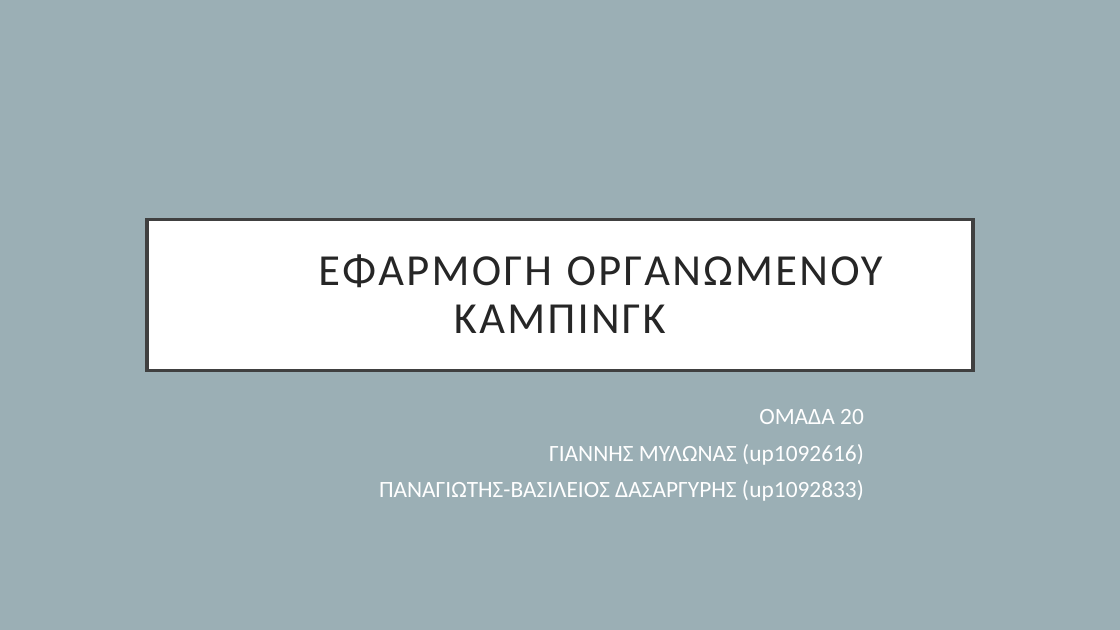
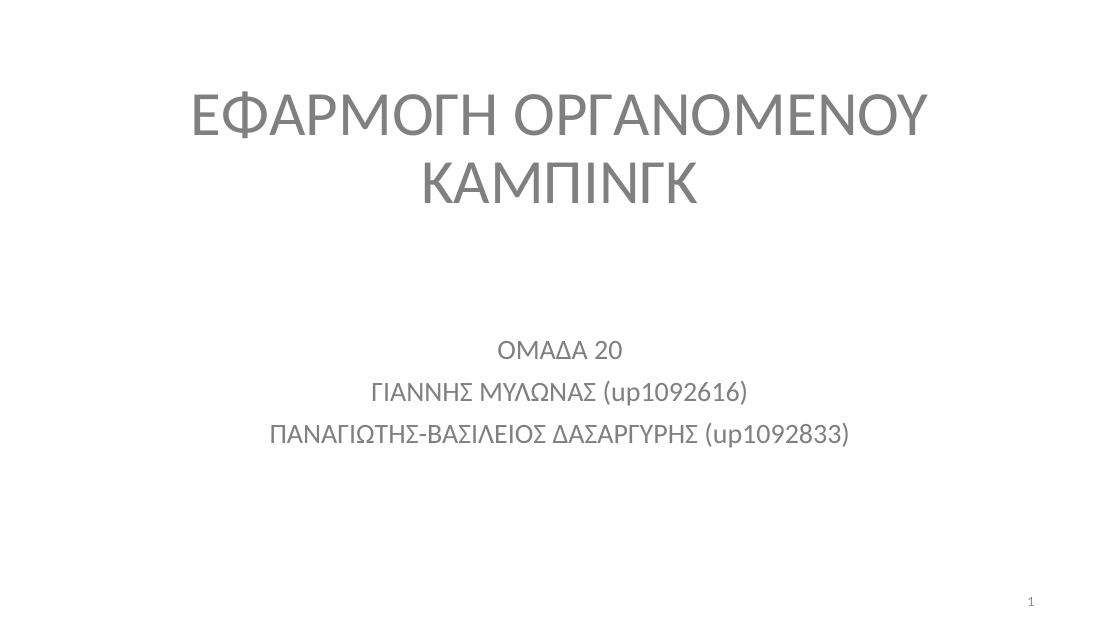
Before and after one commit to GiannhsMyl/WebCamping, a slide deck: slide 1 of parousiasi.pptx. Drawn at 1120x630 pixels with LibreOffice and Linux fonts; fonts in the diff are those of the drawing. Boxes give left, top, right and bottom in pixels: in the first picture for what was removed or moved away, otherwise in the second. Text is boxed around its words. In the diff, an @@ line names an element or a change of style, - is before the commit and + after.

```diff
--- a/parousiasi.pptx
+++ b/parousiasi.pptx
@@ background #9BAFB5 to #FFFFFF @@
@@ title "ΕΦΑΡΜΟΓΗ ΟΡΓΑΝΟΜΕΝΟΥ ΚΑΜΠΙΝΓΚ": place and size @@
-title "ΕΦΑΡΜΟΓΗ ΟΡΓΑΝΟΜΕΝΟΥ ΚΑΜΠΙΝΓΚ" at (147,219,973,371)
+title "ΕΦΑΡΜΟΓΗ ΟΡΓΑΝΟΜΕΝΟΥ ΚΑΜΠΙΝΓΚ" at (191,91,928,203)
@@ title "ΕΦΑΡΜΟΓΗ ΟΡΓΑΝΟΜΕΝΟΥ ΚΑΜΠΙΝΓΚ" at (191,91,928,203): vertical alignment middle to bottom; fill #FFFFFF to none; outline #404040 3 pt to none @@
@@ title at (191,91,928,203): text changed; size 38 to 54 pt; text colour #262626 to #808080 @@
-ΕΦΑΡΜΟΓΗ ΟΡΓΑΝΩΜΕΝΟΥ ΚΑΜΠΙΝΓΚ
+ΕΦΑΡΜΟΓΗ ΟΡΓΑΝΟΜΕΝΟΥ
+ΚΑΜΠΙΝΓΚ
@@ subtitle "ΟΜΑΔΑ 20": place and size @@
-subtitle "ΟΜΑΔΑ 20" at (379,409,864,501)
+subtitle "ΟΜΑΔΑ 20" at (270,341,850,448)
@@ subtitle "ΟΜΑΔΑ 20" at (270,341,850,448): size 20 to 24 pt, text colour #FFFFFF to #808080; alignment right to centre @@
@@ page number added at (1027,597,1034,606), 12 pt, text #8C8C8C @@
+1
```
Also in this commit, not shown: 2 other slides changed, 2 slides added, 2 slides removed.
